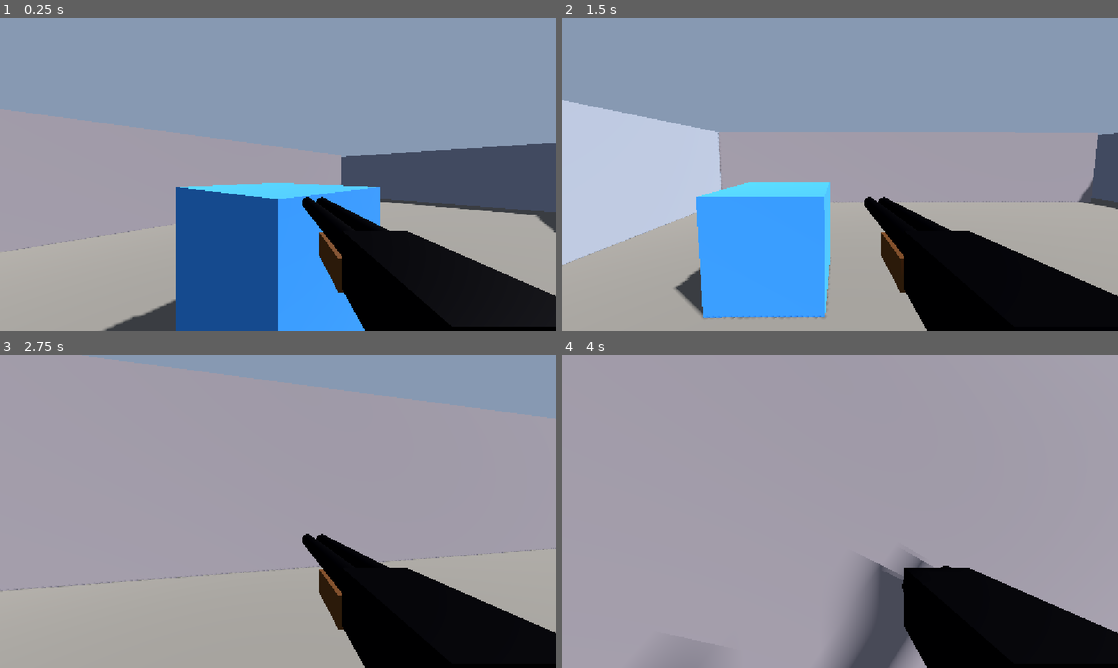
Above: before the commit, frames 1-4 (two rows, left to right).
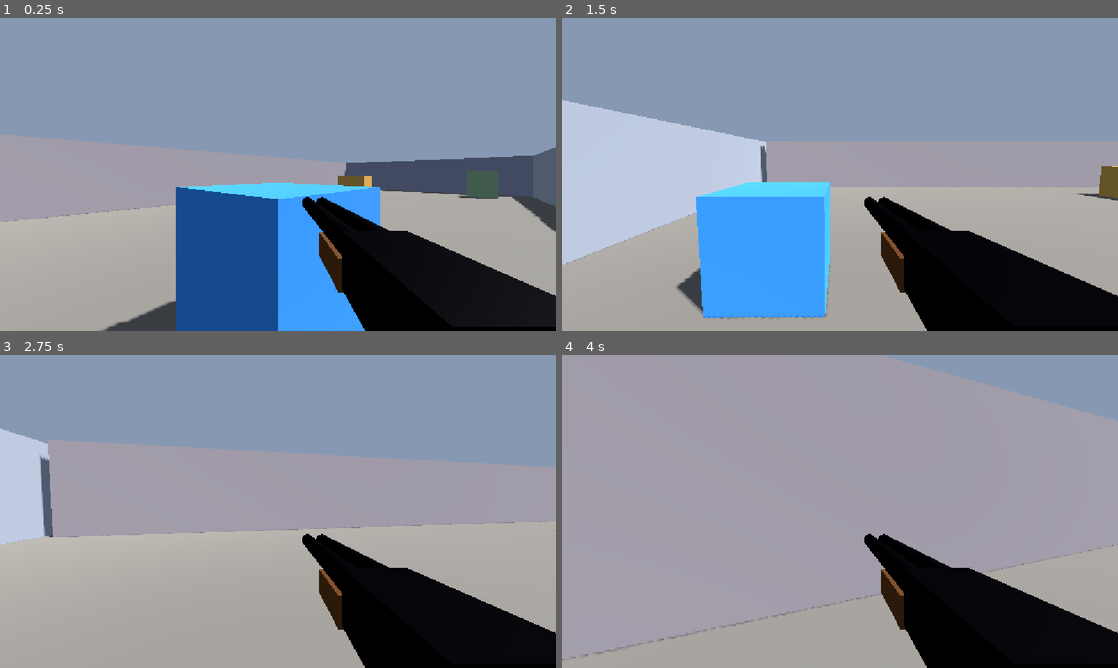
Above: after the commit, the same moments.

Repository: jamshu/gameroom
Game: Godot game, scene res://Main.tscn
Two runs of this game, one before a commit and one after it. Both use one fixed random seed, a clock stepped at 60 frames per second and the inputs below.
Inputs (mouse positions are in pixels of both pictures, inside the frame that each line leads up to):
- Up to frame 1 (0.25 s): no input
- Up to frame 2 (1.5 s): tap Enter at 0.5 s; move the mouse to (962, 158) at 0.52 s; hold D (move_right) 0.53-1.28 s; hold E (camo) 0.53-1.28 s; click (962, 158) at 0.67 s; tap Space (jump) at 0.77 s; move the mouse to (812, 174) at 1.27 s; hold W (move_forward) from 1.28 s (still down); tap Shift (crouch) at 1.35 s
- Up to frame 3 (2.75 s): keep holding W (move_forward); tap Space (jump) at 1.52 s; move the mouse to (289, 505) at 2.02 s; press the mouse at (289, 505) at 2.03 s
- Up to frame 4 (4 s): keep holding W (move_forward); move the mouse to (834, 517) at 2.77 s; release the mouse at (834, 517) at 2.78 s; tap F (pose) at 2.85 s; click (834, 517) at 2.92 s; tap Space (jump) at 3.02, 3.77 s; move the mouse to (878, 514) at 3.52 s; hold E (camo) from 3.53 s (still down)

The runs differ from the first frame. In frame 1, 6.7% of the frame differs, in the area x 0-100%, y 29-100%; in frame 2, 4.5%; in frame 3, 25%, in the area x 0-100%, y 0-76%; in frame 4, 9.6%.

Commit message:
areana space increased

Diff:
--- a/godot/hidefire/Main.gd
+++ b/godot/hidefire/Main.gd
@@ -18,8 +18,8 @@
 # BOTH the team id (A/B, current) and the legacy role (hider/seeker) so the bot,
 # which still reasons in roles, spawns at the right corner too.
 const SPAWNS := {
-	"A": Vector3(-16, 1, -16), "B": Vector3(16, 1, 16),
-	"hider": Vector3(-16, 1, -16), "seeker": Vector3(16, 1, 16)
+	"A": Vector3(-26, 1, -26), "B": Vector3(26, 1, 26),
+	"hider": Vector3(-26, 1, -26), "seeker": Vector3(26, 1, 26)
 }
 
 # Fan up to four teammates out from a corner so they don't spawn inside each other.
@@ -108,21 +108,36 @@
 
 func _build_arena() -> void:
 	var h := 4.0
-	# Floor + outer walls
-	_box(Vector3(40, 1, 40), Vector3(0, -0.5, 0), Color(0.45, 0.42, 0.38))
-	_box(Vector3(40, h, 1), Vector3(0, h / 2, -20), Color(0.6, 0.6, 0.62))
-	_box(Vector3(40, h, 1), Vector3(0, h / 2, 20), Color(0.6, 0.6, 0.62))
-	_box(Vector3(1, h, 40), Vector3(-20, h / 2, 0), Color(0.6, 0.6, 0.62))
-	_box(Vector3(1, h, 40), Vector3(20, h / 2, 0), Color(0.6, 0.6, 0.62))
-	# Inner dividers -> a few rooms to hide between
-	_box(Vector3(1, h, 22), Vector3(-6, h / 2, -9), Color(0.55, 0.5, 0.5))
-	_box(Vector3(1, h, 22), Vector3(8, h / 2, 9), Color(0.5, 0.55, 0.5))
-	_box(Vector3(16, h, 1), Vector3(-12, h / 2, 4), Color(0.5, 0.5, 0.55))
-	# Camo props: distinct colours a hider can match against
-	_box(Vector3(2, 2, 2), Vector3(-14, 1, -14), Color(0.2, 0.5, 0.8))
-	_box(Vector3(2, 3, 2), Vector3(12, 1.5, -12), Color(0.8, 0.3, 0.3))
+	# Floor + outer walls — 60x60, wide enough for two teams of four to spread out.
+	_box(Vector3(60, 1, 60), Vector3(0, -0.5, 0), Color(0.45, 0.42, 0.38))
+	_box(Vector3(60, h, 1), Vector3(0, h / 2, -30), Color(0.6, 0.6, 0.62))
+	_box(Vector3(60, h, 1), Vector3(0, h / 2, 30), Color(0.6, 0.6, 0.62))
+	_box(Vector3(1, h, 60), Vector3(-30, h / 2, 0), Color(0.6, 0.6, 0.62))
+	_box(Vector3(1, h, 60), Vector3(30, h / 2, 0), Color(0.6, 0.6, 0.62))
+	# Inner dividers -> a maze of rooms and lanes to break sightlines.
+	_box(Vector3(1, h, 34), Vector3(-10, h / 2, -12), Color(0.55, 0.5, 0.5))
+	_box(Vector3(1, h, 34), Vector3(12, h / 2, 12), Color(0.5, 0.55, 0.5))
+	_box(Vector3(24, h, 1), Vector3(-18, h / 2, 6), Color(0.5, 0.5, 0.55))
+	_box(Vector3(24, h, 1), Vector3(18, h / 2, -6), Color(0.52, 0.5, 0.53))
+	_box(Vector3(1, h, 16), Vector3(2, h / 2, 22), Color(0.54, 0.52, 0.5))
+	_box(Vector3(1, h, 16), Vector3(-2, h / 2, -22), Color(0.5, 0.53, 0.52))
+	_box(Vector3(14, h, 1), Vector3(0, h / 2, 0), Color(0.53, 0.51, 0.55))
+	# Camo props: distinct colours a hider can match against, scattered across the
+	# whole floor so there is cover near every route.
+	_box(Vector3(2, 2, 2), Vector3(-24, 1, -24), Color(0.2, 0.5, 0.8))
+	_box(Vector3(2, 3, 2), Vector3(22, 1.5, -22), Color(0.8, 0.3, 0.3))
 	_box(Vector3(3, 1, 3), Vector3(0, 0.5, 0), Color(0.3, 0.7, 0.35))
-	_box(Vector3(2, 2, 2), Vector3(14, 1, 14), Color(0.8, 0.7, 0.2))
+	_box(Vector3(2, 2, 2), Vector3(24, 1, 24), Color(0.8, 0.7, 0.2))
+	_box(Vector3(2.5, 2.5, 2.5), Vector3(-22, 1.25, 20), Color(0.6, 0.35, 0.75))
+	_box(Vector3(2, 2, 3), Vector3(18, 1, 4), Color(0.25, 0.65, 0.7))
+	_box(Vector3(3, 2, 2), Vector3(-16, 1, -4), Color(0.75, 0.55, 0.25))
+	_box(Vector3(2, 4, 2), Vector3(8, 2, -18), Color(0.4, 0.6, 0.4))
+	_box(Vector3(2, 2, 2), Vector3(-8, 1, 16), Color(0.7, 0.4, 0.5))
+	_box(Vector3(2.5, 1.5, 2.5), Vector3(14, 0.75, 20), Color(0.45, 0.5, 0.7))
+	_box(Vector3(2, 3, 2), Vector3(-14, 1.5, 10), Color(0.65, 0.65, 0.3))
+	_box(Vector3(3, 2, 3), Vector3(6, 1, 26), Color(0.3, 0.55, 0.6))
+	_box(Vector3(2, 2, 2), Vector3(26, 1, -8), Color(0.55, 0.45, 0.6))
+	_box(Vector3(2, 2.5, 2), Vector3(-26, 1.25, 2), Color(0.5, 0.6, 0.45))
 
 func _spawn_local_player() -> void:
 	player = CharacterBody3D.new()
Not shown, changed: src/lib/components/HideFireArena.svelte
